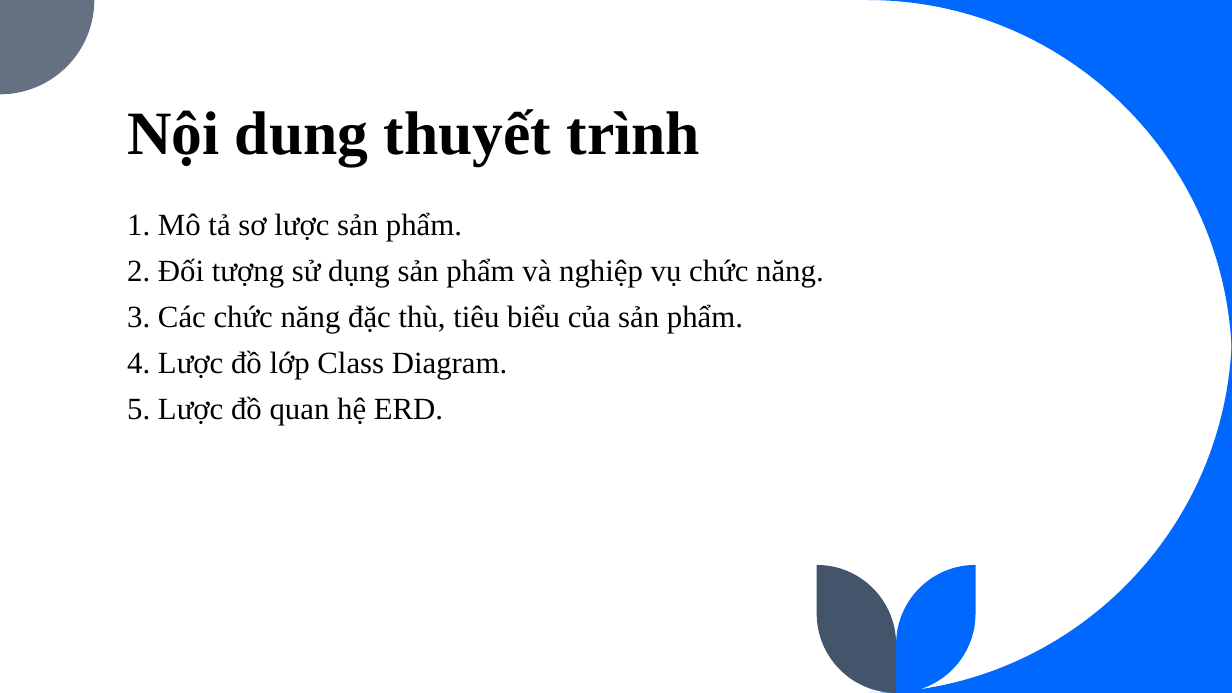
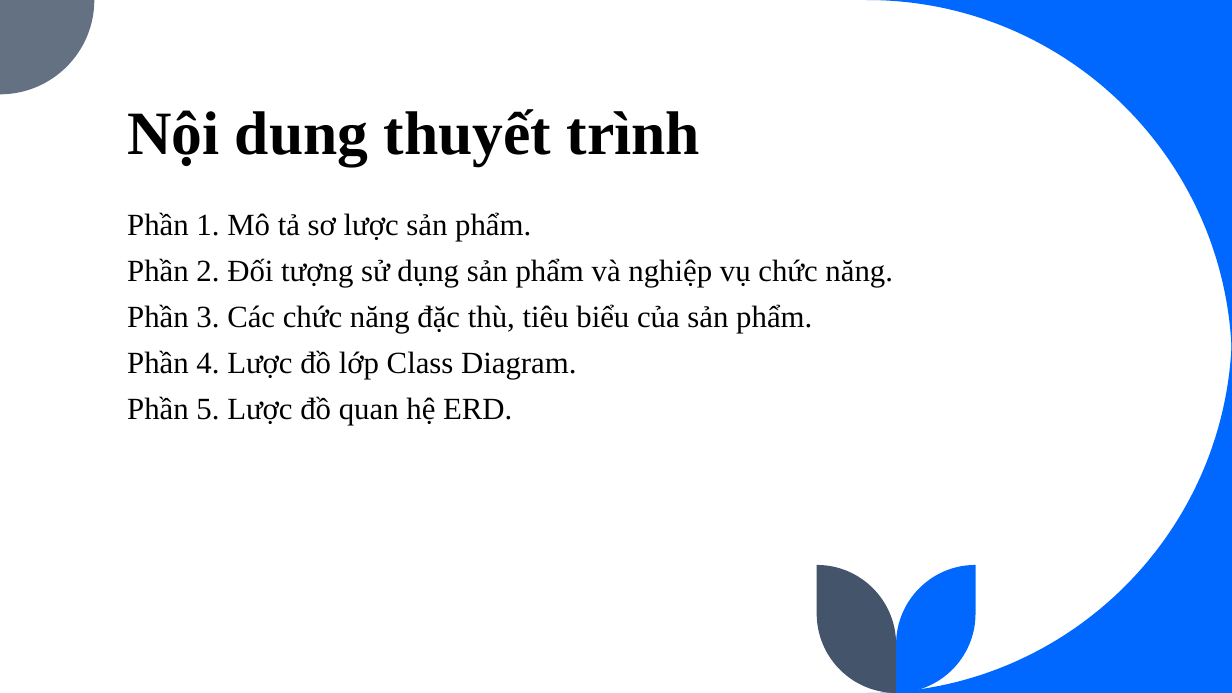
Before and after one commit to EdgarIgnite16/SGU-Course, a slide deck: slide 2 of Nam3_HK1/CNPM_SoftTech/N6_ECommerce_Fashion247.pptx. Drawn at 1232x693 pixels with LibreOffice and Linux fonts; fonts in the diff are those of the drawing. Boxes give left, top, right and bottom in pixels: in the first picture for what was removed or moved away, otherwise in the second. Text is boxed around its words. In the diff, an @@ line names an element or a change of style, - is before the commit and + after.

```diff
--- a/Nam3_HK1/CNPM_SoftTech/N6_ECommerce_Fashion247.pptx
+++ b/Nam3_HK1/CNPM_SoftTech/N6_ECommerce_Fashion247.pptx
@@ text at (x1=127, y1=212, x2=893, y2=425): text changed @@
-1. Mô tả sơ lược sản phẩm.
-2. Đối tượng sử dụng sản phẩm và nghiệp vụ chức năng.
-3. Các chức năng đặc thù, tiêu biểu của sản phẩm.
-4. Lược đồ lớp Class Diagram.
-5. Lược đồ quan hệ ERD.
+Phần 1. Mô tả sơ lược sản phẩm.
+Phần 2. Đối tượng sử dụng sản phẩm và nghiệp vụ chức năng.
+Phần 3. Các chức năng đặc thù, tiêu biểu của sản phẩm.
+Phần 4. Lược đồ lớp Class Diagram.
+Phần 5. Lược đồ quan hệ ERD.
```
Also in this commit, not shown: 4 other slides changed, 14 slides added, 13 slides removed, 3 other files.
